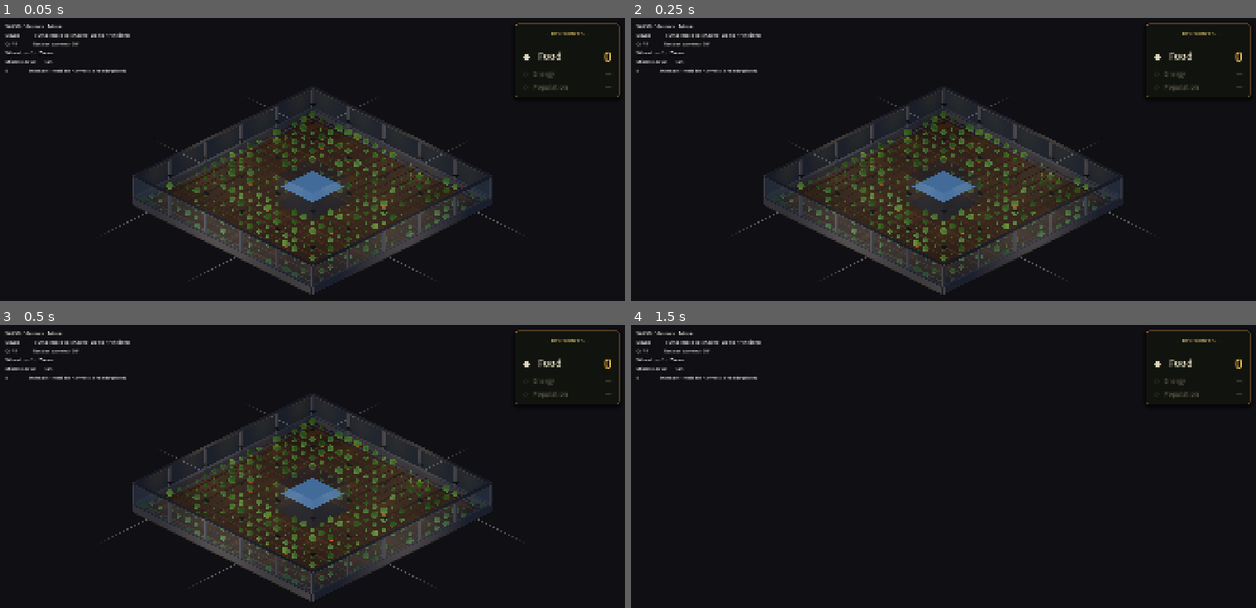
Above: before the commit, frames 1-4 (two rows, left to right).
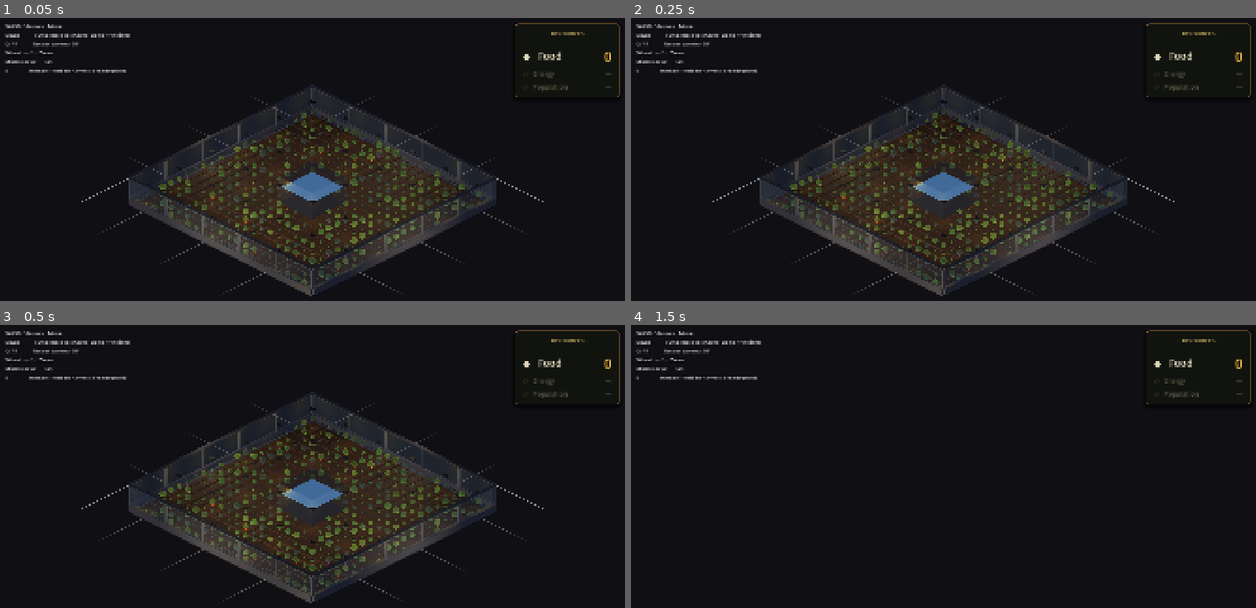
Above: after the commit, the same moments.

Repository: jaredclarkgay/space-tower-iso
Game: Godot game, scene res://scenes/iso_prototype/iso_prototype.tscn
The game is run twice, just before and just after one commit, with the same random seed, the same clock (stepped at 60 frames per second) and the same inputs.
Inputs (mouse positions are in pixels of both pictures, inside the frame that each line leads up to):
- Up to frame 1 (0.05 s): no input
- Up to frame 2 (0.25 s): no input
- Up to frame 3 (0.5 s): no input
- Up to frame 4 (1.5 s): move the mouse to (1081, 483) at 0.52 s; hold D (move_right) 0.53-1.28 s; hold Middle mouse button (camera_pan) 0.53-1.28 s; tap Space (jump) at 0.77 s; move the mouse to (818, 517) at 1.27 s; hold S (move_down) from 1.28 s (still down); tap Q (camera_rotate_left) at 1.35 s

The runs differ from the first frame. In frame 1, 8.3% of the frame differs, in the area x 13-87%, y 23-99%; in frame 2, 8.4%; in frame 3, 8.5%; in frame 4, nothing differs.

Commit message:
fix(iso): real per-crop visual variety + grid 20×20 → 22×22
Two operator-flagged issues.

1. "Vegetables are all still the same color." Diagnosis:
   - 3 of 5 fruits were warm (Tomato red, Pepper orange, Pumpkin
     orange) — they read as one warm hue from iso distance.
   - Eggplant fruit was 0.11 m radius — too small to see.
   - Cucumber fruit was green-on-green foliage — invisible.
   - Foliage was tinted from a random small green palette, so plots
     didn't differ from each other at any growth stage.

   Fix:
   - PLANT_TYPES now carries `foliage_color` per type and the foliage
     sphere uses it (was: random pick from a 4-colour green palette).
     Each plot reads distinct from any growth stage, not just stage 5.
   - Refreshed the fruit palette: Tomato red, Pepper golden-yellow
     (was: orange — too close to pumpkin), Eggplant vivid purple,
     Pumpkin deep orange, Cucumber pale lime.
   - Eggplant body bumped 0.11 → 0.16 m radius so the purple registers
     across the field.

2. Floor grid 20×20 → 22×22 (operator: "expand by 2 units on x and
   y"). GARDEN_GRID_SIZE = 22 → FLOOR_3D_SIZE = 22 m, slab + walls +
   crossbar lengths auto-resize via the existing constants.
   - CAMERA_ORTHO_SIZE_DEFAULT 28 → 30 to fit the bigger room.
   - EXTENSION_PANE_POSITIONS const removed; iso_floor now computes
     pane positions from FLOOR_3D_SIZE / EXTENSION_PANE_COUNT so the
     extension grid auto-rebalances on future grid resizes.
   - Elevator footprint stays 4×4 (centered via the existing formula).

Verified: `godot --headless --quit-after 200` exits 0, no errors.

Co-Authored-By: Claude Opus 4.7 (1M context) <noreply@anthropic.com>

Diff:
--- a/autoloads/constants.gd
+++ b/autoloads/constants.gd
@@ -26,7 +26,7 @@
 # BLOCK_WIDTH/FLOOR_HEIGHT (above, 2D pixel values) are kept for sibling
 # parity but unused in the iso scene; iso geometry uses the GARDEN_* and
 # FLOOR_3D_* constants below.
-const GARDEN_GRID_SIZE := 20             # plots per side
+const GARDEN_GRID_SIZE := 22             # plots per side (operator: +2 on each axis)
 const GARDEN_PLOT_SIZE := 1.0            # metres per plot
 const ELEVATOR_RADIUS := 2               # plot cells from grid center on each axis
 const FLOOR_3D_SIZE := float(GARDEN_GRID_SIZE) * GARDEN_PLOT_SIZE    # 20 m
@@ -48,7 +48,7 @@
 const CAMERA_YAW_DEG_INITIAL := 45.0    # Y rotation default
 const CAMERA_ROTATE_DURATION := 0.2     # seconds per 90° snap
 const CAMERA_DISTANCE := 20.0           # camera→pivot distance along its local frame
-const CAMERA_ORTHO_SIZE_DEFAULT := 28.0 # initial size (smaller = zoomed in); fits 20×20 floor
+const CAMERA_ORTHO_SIZE_DEFAULT := 30.0 # initial size (smaller = zoomed in); fits 22×22 floor
 const CAMERA_ORTHO_SIZE_MIN := 6.0
 const CAMERA_ORTHO_SIZE_MAX := 36.0
 const CAMERA_ZOOM_FACTOR := 0.9         # mouse wheel multiplier per tick
@@ -78,14 +78,38 @@
 const HARVEST_KNEEL_SCALE_Y := 0.55
 
 # Plant types — each plot is randomly assigned one. Drives the prompt text
-# ("Harvest Tomato") and the fruit-accent colour at stage 5. Add types here
-# and the floor picks them up automatically.
+# ("Harvest Tomato"), the fruit-accent colour at stage 5, and the foliage
+# tint at every stage so plots read as visually distinct even when the
+# fruits are too small to see from camera distance.
+#
+# Fruit palette: red, golden-yellow, vivid purple, deep orange, lime.
+# Five clearly different hues so the field stops reading as monotone-warm.
 const PLANT_TYPES := [
-	{ "name": "Tomato",   "fruit_color": Color(0.85, 0.25, 0.20) },
-	{ "name": "Pepper",   "fruit_color": Color(1.00, 0.55, 0.10) },
-	{ "name": "Eggplant", "fruit_color": Color(0.45, 0.20, 0.55) },
-	{ "name": "Pumpkin",  "fruit_color": Color(0.95, 0.45, 0.10) },
-	{ "name": "Cucumber", "fruit_color": Color(0.40, 0.65, 0.30) },
+	{
+		"name": "Tomato",
+		"fruit_color": Color(0.85, 0.25, 0.20),
+		"foliage_color": Color(0.42, 0.62, 0.28),
+	},
+	{
+		"name": "Pepper",
+		"fruit_color": Color(1.00, 0.78, 0.15),
+		"foliage_color": Color(0.52, 0.65, 0.28),
+	},
+	{
+		"name": "Eggplant",
+		"fruit_color": Color(0.60, 0.20, 0.75),
+		"foliage_color": Color(0.32, 0.40, 0.32),
+	},
+	{
+		"name": "Pumpkin",
+		"fruit_color": Color(0.95, 0.45, 0.10),
+		"foliage_color": Color(0.40, 0.52, 0.22),
+	},
+	{
+		"name": "Cucumber",
+		"fruit_color": Color(0.65, 0.85, 0.25),
+		"foliage_color": Color(0.40, 0.55, 0.30),
+	},
 ]
 
 # --- Helper robot (Roomba MK1) -----------------------------------------------
@@ -120,7 +144,7 @@
 const EXTENSION_GRID_LENGTH := 2.0 * EXTENSION_GRID_UNIT          # 6 m
 const EXTENSION_LINE_SOLID_LENGTH := 1.0 * EXTENSION_GRID_UNIT    # 3 m
 const EXTENSION_LINE_PEAK_ALPHA := 0.30   # very subtle even at full opacity
-const EXTENSION_PANE_POSITIONS := [-8.333, -5.0, -1.667, 1.667, 5.0, 8.333]
+const EXTENSION_PANE_COUNT := 6           # extension lines per side; positions computed at runtime
 
 # --- Slice scope ---
 const GARDEN_FLOOR_INDEX := 2  # Floor 3, 0-indexed (the Garden of Eden)
--- a/scenes/iso_prototype/iso_floor.gd
+++ b/scenes/iso_prototype/iso_floor.gd
@@ -357,17 +357,15 @@
 # foliage sphere (scaled per stage), and two fruit accents (visible only at
 # stage 5). Returns the plot Dictionary for the floor's _plots array.
 func _build_plot(x: float, z: float) -> Dictionary:
-	var greens := [
-		_c.PLANTER_GREEN,
-		Color(0.32, 0.55, 0.22),
-		Color(0.45, 0.7, 0.34),
-		Color(0.25, 0.45, 0.18),
-	]
-	var plant_color: Color = greens[_rng.randi() % greens.size()]
-	# Pick a plant type — drives the harvest prompt's "<name>" and the
-	# shape/colour of the fruit visible at stage 5.
+	# Pick a plant type — drives the harvest prompt's "<name>", the
+	# shape/colour of the fruit visible at stage 5, and the foliage tint
+	# at every stage. Foliage tint is now per-type so plots read as
+	# visually different even when the fruit is too small to see from
+	# camera distance (was: random green from a small palette, which made
+	# all plots look the same hue).
 	var types: Array = _c.PLANT_TYPES
 	var plant_type: Dictionary = types[_rng.randi() % types.size()]
+	var plant_color: Color = plant_type.foliage_color
 
 	# Soil — its material is shared (we mutate albedo when stage = 0 to read
 	# as freshly turned dirt). Each plot gets its own StandardMaterial3D.
@@ -484,24 +482,27 @@
 				fruits.append(f)
 		"Eggplant":
 			# One vertical purple ellipsoid with a small green calyx on top.
+			# Bumped from radius 0.11 → 0.16 — at iso distance the previous
+			# size barely registered against the foliage and the field
+			# read as no-purple-anywhere.
 			var body := MeshInstance3D.new()
 			body.name = "EggplantBody"
 			var bm := SphereMesh.new()
-			bm.radius = 0.11
-			bm.height = 0.22
+			bm.radius = 0.16
+			bm.height = 0.32
 			body.mesh = bm
 			body.scale = Vector3(0.7, 1.45, 0.7)
 			body.material_override = _make_material(color)
-			body.position = Vector3(x + 0.08, 0.36, z + 0.08)
+			body.position = Vector3(x + 0.08, 0.40, z + 0.08)
 			add_child(body)
 			fruits.append(body)
 			var cap := MeshInstance3D.new()
 			cap.name = "EggplantCap"
 			var cm := BoxMesh.new()
-			cm.size = Vector3(0.08, 0.05, 0.08)
+			cm.size = Vector3(0.10, 0.05, 0.10)
 			cap.mesh = cm
 			cap.material_override = _make_material(Color(0.30, 0.50, 0.20))
-			cap.position = Vector3(x + 0.08, 0.50, z + 0.08)
+			cap.position = Vector3(x + 0.08, 0.60, z + 0.08)
 			add_child(cap)
 			fruits.append(cap)
 		"Pumpkin":
@@ -657,7 +658,13 @@
 func _build_extension_grid() -> void:
 	var half: float = _c.FLOOR_3D_SIZE * 0.5
 	var y_offset := 0.005
-	var pane_positions: Array = _c.EXTENSION_PANE_POSITIONS
+	# 6 lines per side, evenly spaced across the wall — computed from the
+	# floor size so the grid auto-rebalances if GARDEN_GRID_SIZE changes.
+	var pane_count: int = int(_c.EXTENSION_PANE_COUNT)
+	var pane_step: float = _c.FLOOR_3D_SIZE / float(pane_count)
+	var pane_positions: Array = []
+	for k in range(pane_count):
+		pane_positions.append(-half + (float(k) + 0.5) * pane_step)
 
 	var line_mesh := _make_extension_line_mesh()
 	var line_mat := _make_extension_line_material()
Not shown: 2 places in scenes/iso_prototype/iso_prototype.tscn that only renumber resources
Not shown, added: scenes/iso_prototype/iso_robot.gd.uid
